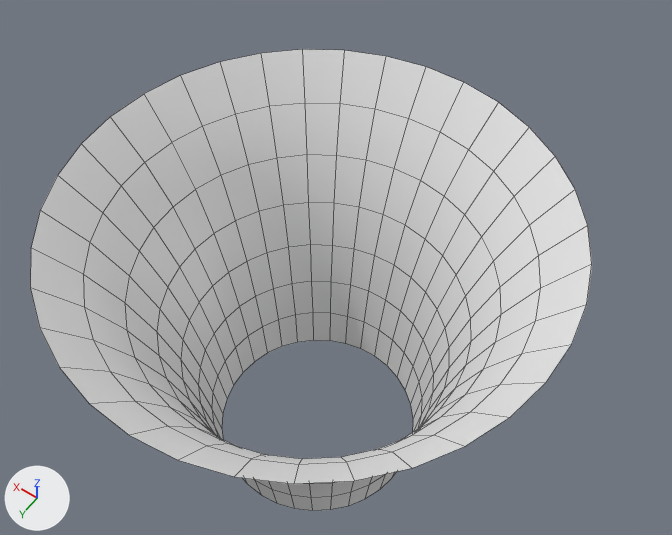
The FBX model Assets/VFX/FBX/Mesh/Ef_Cylinder_01.fbx as it was, and as the next commit left it.
Before and after are seen from a camera (50 mm lens) standing at (-2.57, 3.31, 7.68) and looking at (0.15, -0.5, 1.68). The lights are fixed; the arrows at lower left show +X, +Y and +Z. Mesh edges are drawn as thin lines. Where no turn or scale is listed for an object, it has been applied to the vertices.

The scene before the commit, as lines of its bpy script (objects in view):
```python
me_mesh = bpy.data.meshes.new('Mesh')
me_mesh.from_pydata(...)  # 280 vertices, 245 faces; spans x -1.9..1.91, y -1.91..1.91, z 0.04..2.77
ob_cylinder001 = bpy.data.objects.new('Cylinder001', me_mesh)
ob_cylinder001.location = (0.0, 0.0, 0.0)
```
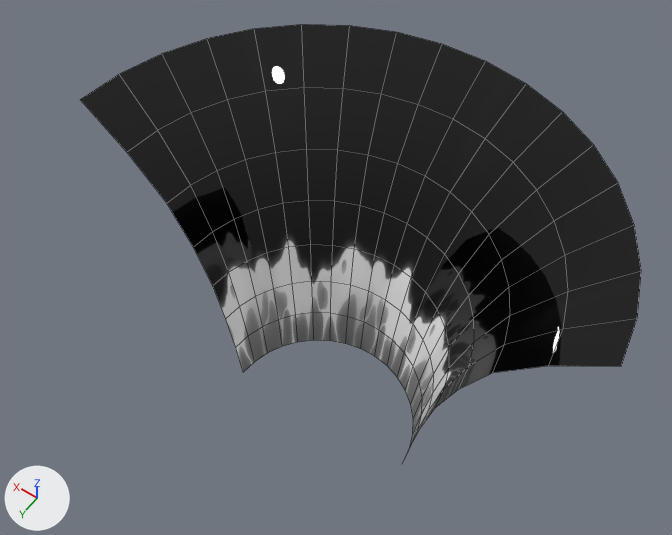
Where the change shows, as pixel boxes [x1, y1, x2, y2] in the pictures (672 x 535 px):
'Cylinder001', reshaped
    before: [30, 49, 592, 511]
    after: [80, 24, 641, 460]
part 1 of me_mesh, cut back
    before: [30, 94, 587, 511]
    after: [80, 74, 637, 407]
part 2 of me_mesh, recoloured
    before: [181, 49, 592, 419]
    after: [162, 24, 641, 419]

The change, as a list of edits to the scene's bpy script:
```text
Add img_waterwave_01_png:
    img_waterwave_01_png = load_image('waterwave_01.png', '../../Texture/waterwave_01.png', 512, 512, 'sRGB')
Add mat_01___default:
    mat_01___default = bpy.data.materials.new('01 - Default')
    # uses the picture img_waterwave_01_png
Change me_mesh:
    used by ob_cylinder001; location = (0.0, 0.0, 0.0)
    remove me_mesh.from_pydata(...)  # 280 vertices, 245 faces; spans x -1.9..1.91, y -1.91..1.91, z 0.04..2.77
    add me_mesh.from_pydata(...)  # 144 vertices, 119 faces; spans x -2.22..2.23, y -2.23..0.0, z 0.04..2.77
    me_mesh part 1
    144 vertices are removed from x -1.9..1.91, y -0.17..1.91, z 0.04..2.77
    134 faces are deleted
    4 vertices in x 0.16..0.77, y -1.22..-0.96, z 1.66 move by (0.01, -0.02, 0.0)
    3 vertices in x 0.92..1.15, y -0.81..-0.43, z 1.66 move by (0.02, -0.01, 0.0)
    57 vertices move from x -1.84..1.88, y -1.91..-0.22, z 1.66..2.77 to x -2.15..2.2, y -2.23..-0.22, z 1.66..2.77
    8 vertices are added at x -2.22..2.23, y -0.2..0.0, z 1.66..2.77
    8 new faces join them
    me_mesh part 2: 111 faces spanning x -2.15..2.2, y -2.23..0.0, z 0.04..2.77 switch from no material to mat_01___default
```
